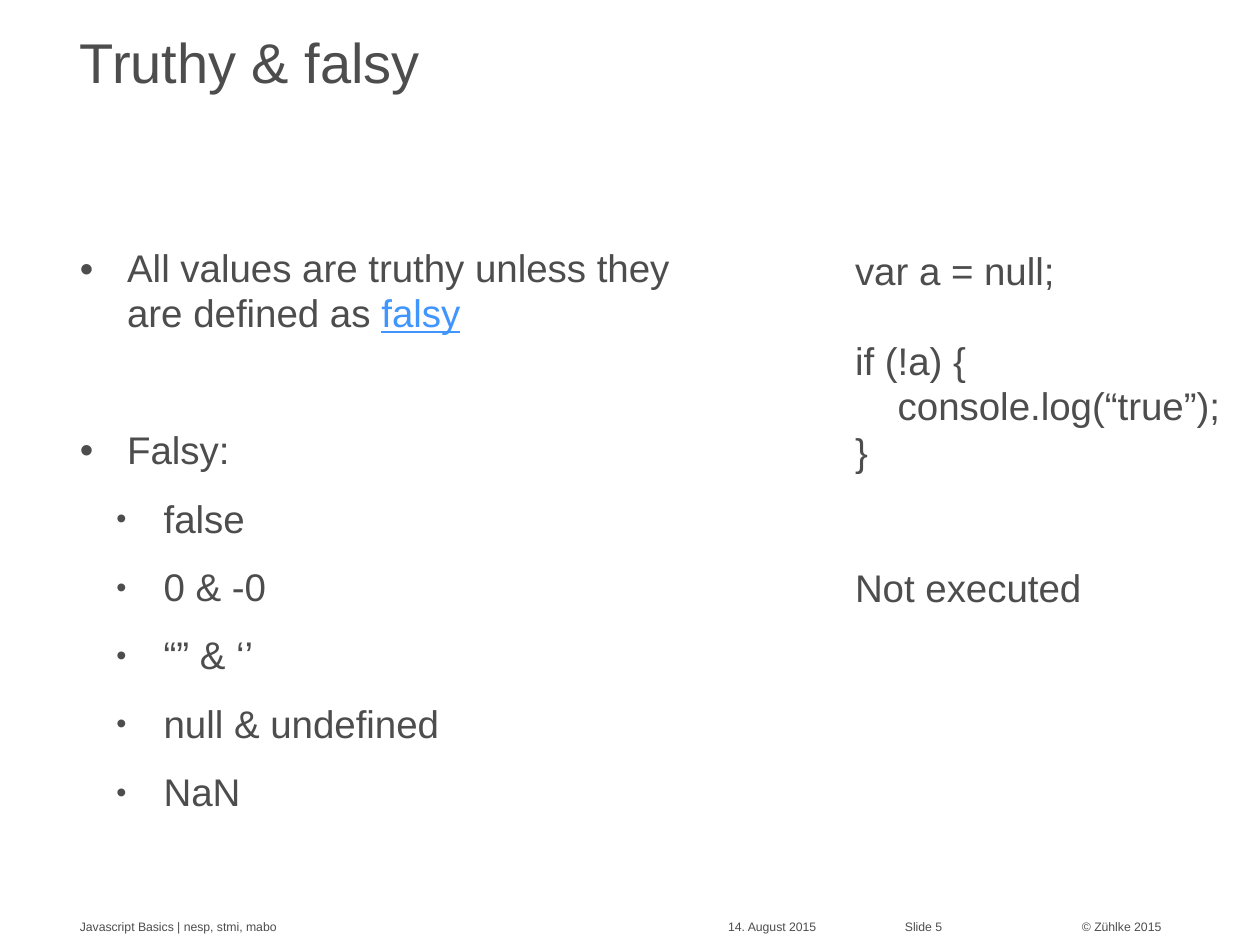
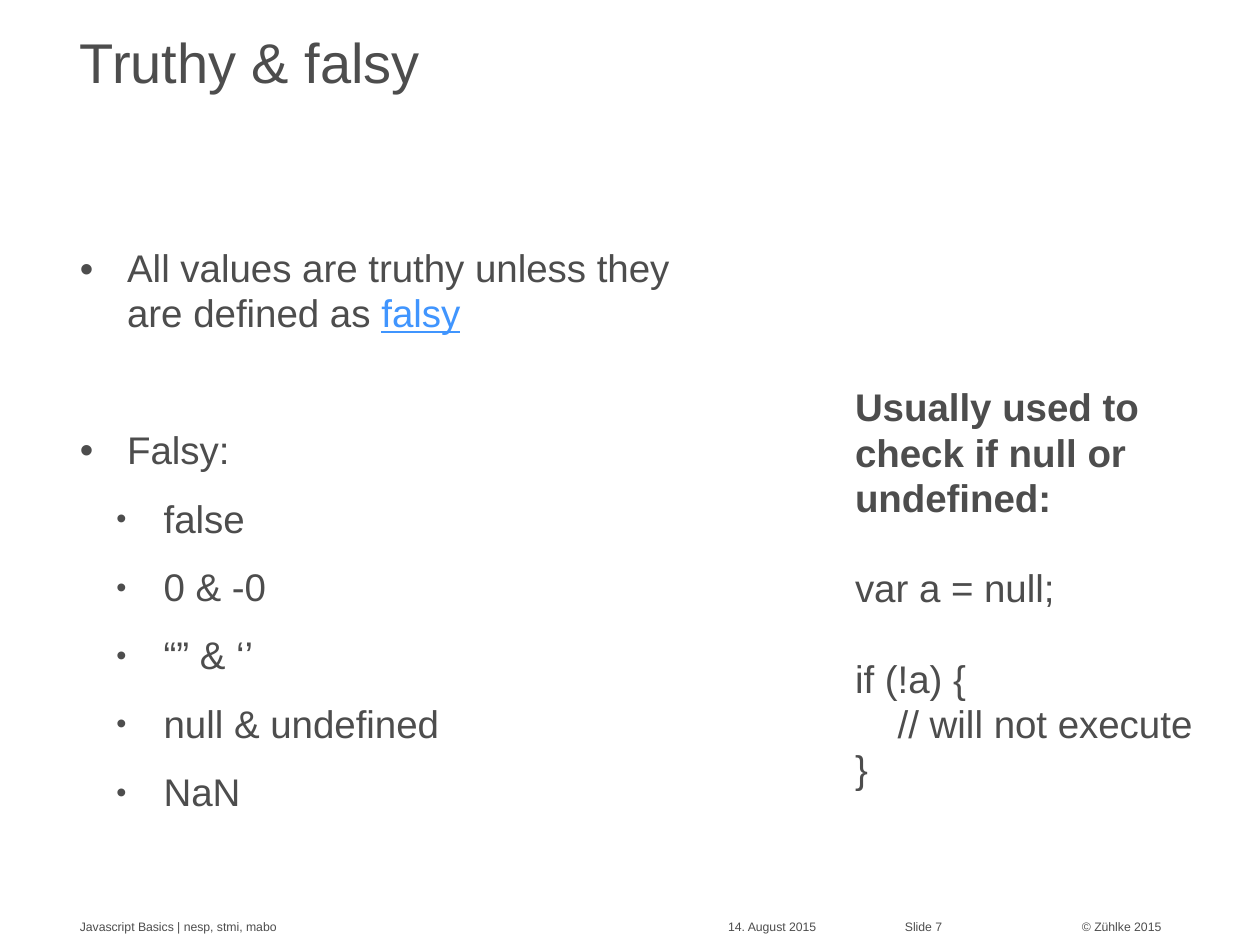
Before and after one commit to Zuehlke/security-onboarding, a slide deck: slide 7 of javascript_basics/Javascript Basics - basics.pptx (slide 5 before the commit). Drawn at 1260x945 pixels with LibreOffice and Linux fonts; fonts in the diff are those of the drawing; background and template pictures are left out. Boxes give left, top, right and bottom in pixels: in the first picture for what was removed or moved away, otherwise in the second. Text is boxed around its words. In the diff, an @@ line names an element or a change of style, - is before the commit and + after.

```diff
--- a/javascript_basics/Javascript Basics - basics.pptx
+++ b/javascript_basics/Javascript Basics - basics.pptx
@@ text at (855,393,1139,513): paragraph added @@
+  Usually used to check if null or undefined:
@@ text at (855,574,1081,603): paragraph removed @@
-  Not executed
@@ text at (930,710,1193,739): text changed @@
-  console.log(“true”);
+  // will not execute
@@ page number at (905,922,942,931): text changed @@
-Slide 5
+Slide 7
```
Also in this commit, not shown: 7 other slides changed, 4 slides added.
